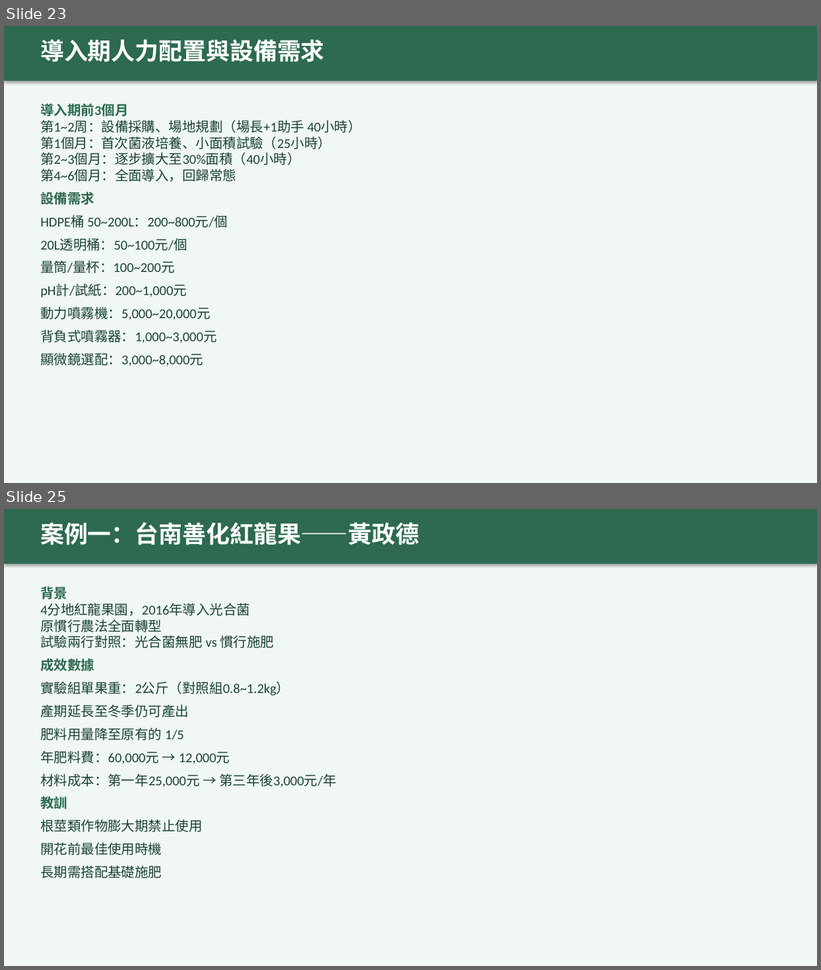
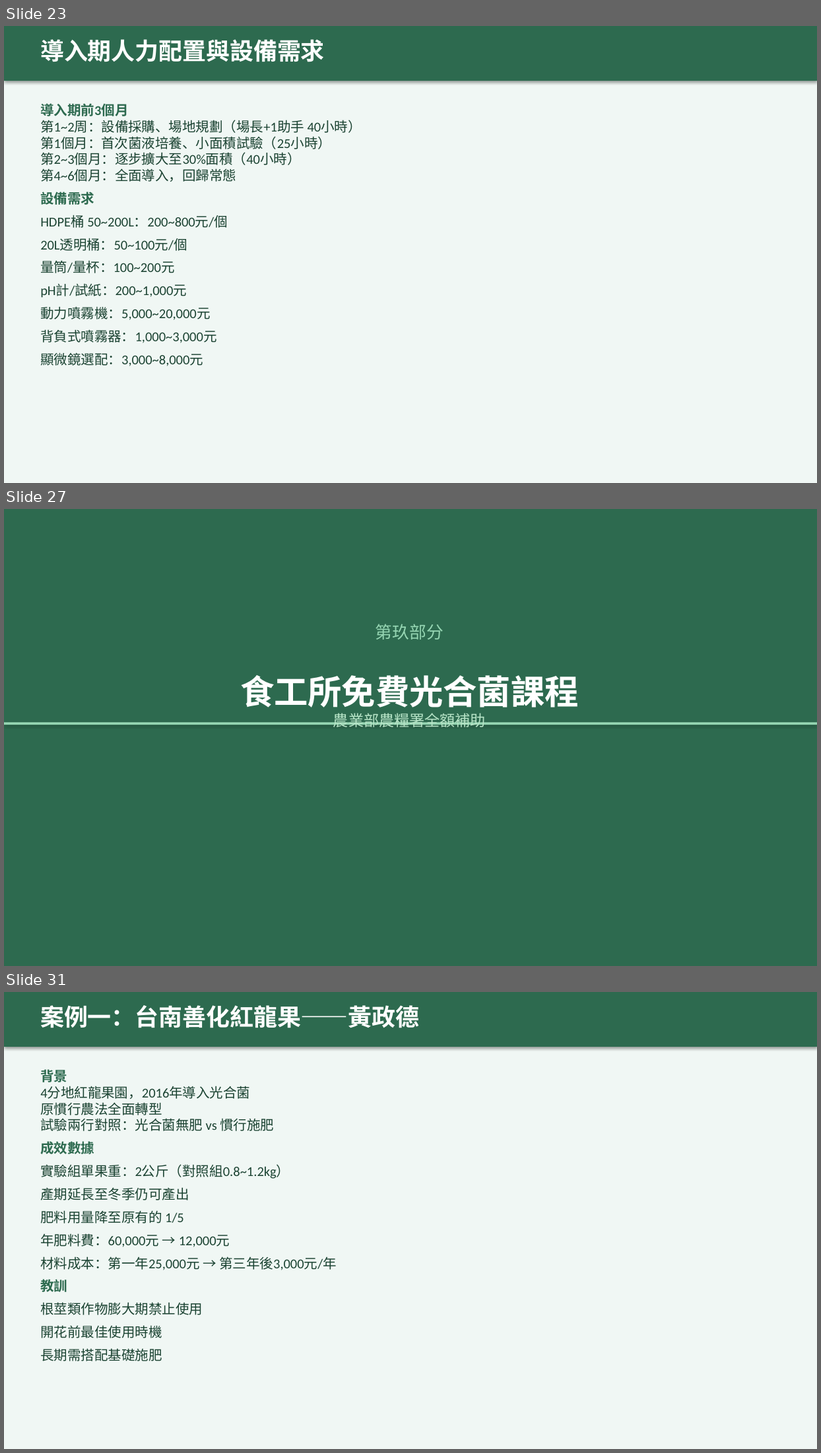
Before and after one commit to waiaoinfo-create/em-photosynthetic-farm, a slide deck: EM菌與光合菌農場實務手冊.pptx. Shown one above the other, each under a label of ours: slides 23 and 25 before the commit, slides 23, 27 and 31 after it; the slides between them are not shown. The pictures are 821x970 and 821x1453 pixels, drawn with LibreOffice and Linux fonts; fonts in the diff are those of the drawing. Boxes give left, top, right and bottom in pixels: in the first picture for what was removed or moved away, otherwise in the second. Text is boxed around its words. In the diff, an @@ line names an element or a change of style, - is before the commit and + after.

```diff
--- a/EM菌與光合菌農場實務手冊.pptx
+++ b/EM菌與光合菌農場實務手冊.pptx
@@ slide 27 added at [4, 509, 817, 966], background #2D6A4F @@
@@ text added at [376, 624, 444, 640], 20 pt, text #95D5B2 @@
+第玖部分
@@ text added at [240, 675, 579, 727], 40 pt, text #FFFFFF, bold @@
+食工所免費光合菌課程
+農業部農糧署全額補助
@@ rectangle added at [4, 722, 817, 725], fill #95D5B2 @@
@@ what was slide 25 is now slide 31 @@
```
Also in this commit, not shown: 4 slides changed, 5 other slides added, 2 other files.
